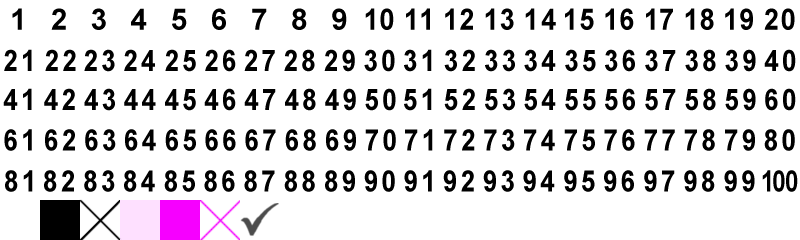
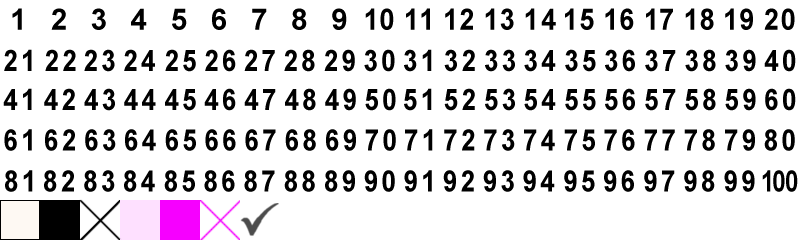
Layers edited between the first and the second 800px x 240px image:
painted on "nofill" over [0, 200, 40, 240]
hid "背景" over [0, 200, 40, 240]
